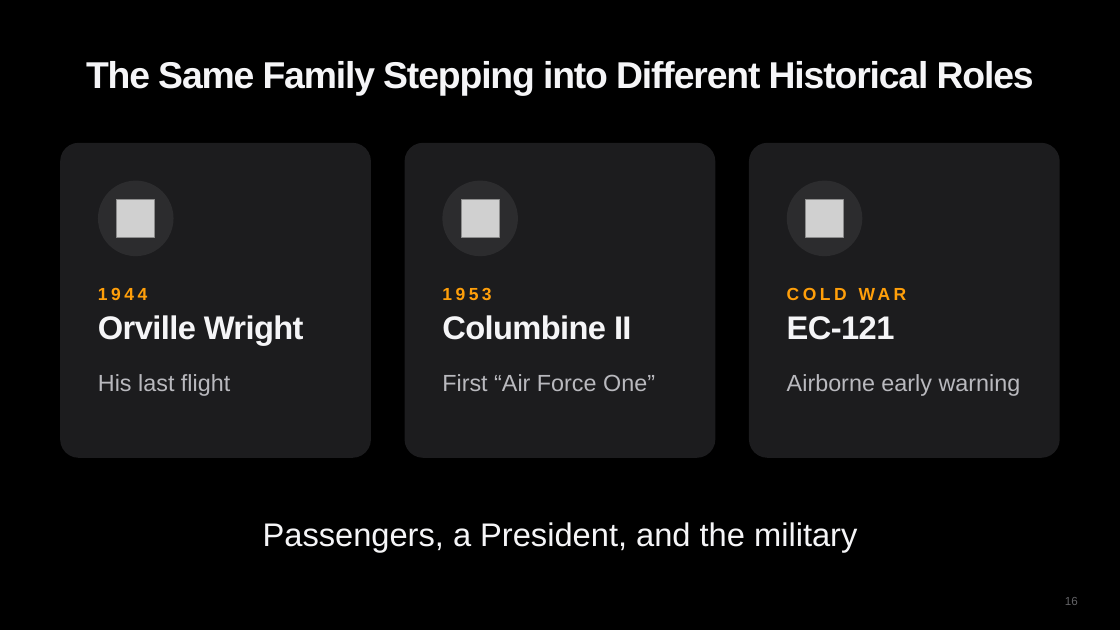
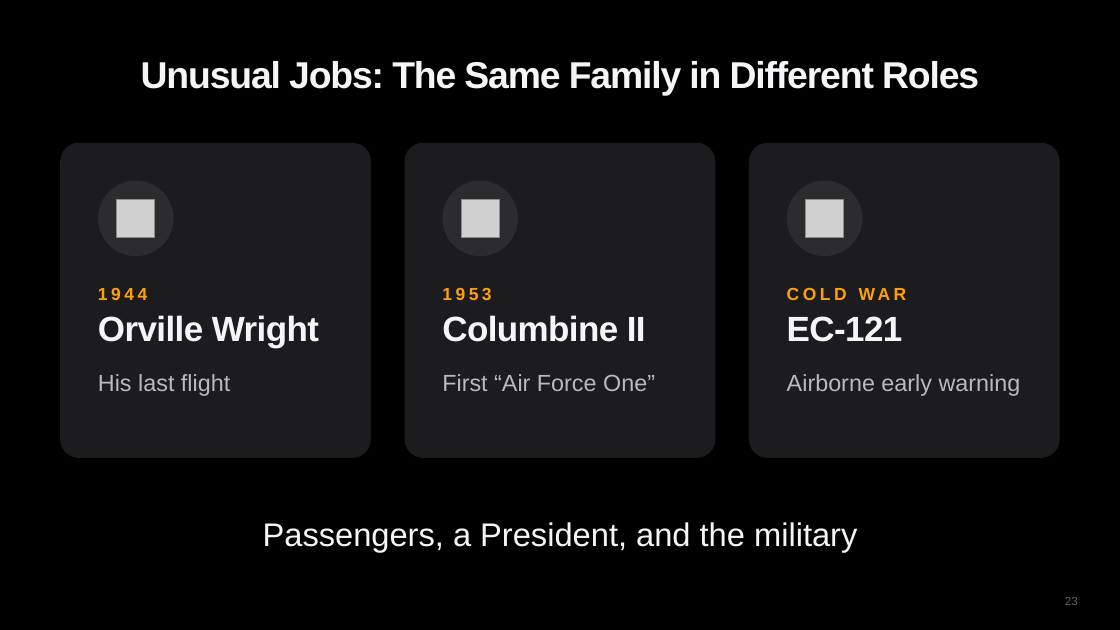
Before and after one commit to diuneilomochaufahai/claude, a slide deck: slide 23 of Constellation_Visual_Pitch_EN.pptx (slide 16 before the commit). Drawn at 1120x630 pixels with LibreOffice and Linux fonts; fonts in the diff are those of the drawing; grey boxes stand for pictures. Boxes give left, top, right and bottom in pixels: in the first picture for what was removed or moved away, otherwise in the second. Text is boxed around its words. In the diff, an @@ line names an element or a change of style, - is before the commit and + after.

```diff
--- a/Constellation_Visual_Pitch_EN.pptx
+++ b/Constellation_Visual_Pitch_EN.pptx
@@ title at <box>141,61,979,95</box>: text changed @@
-The Same Family Stepping into Different Historical Roles
+Unusual Jobs: The Same Family in Different Roles
@@ size 28 to 30 pt in 3 elements at <box>98,315,319,348</box>, <box>442,315,646,342</box>, <box>787,316,903,342</box> @@
@@ page number at <box>1065,597,1078,605</box>: text changed @@
-16
+23
```
Also in this commit, not shown: 16 other slides changed, 8 slides added, 2 other files.
